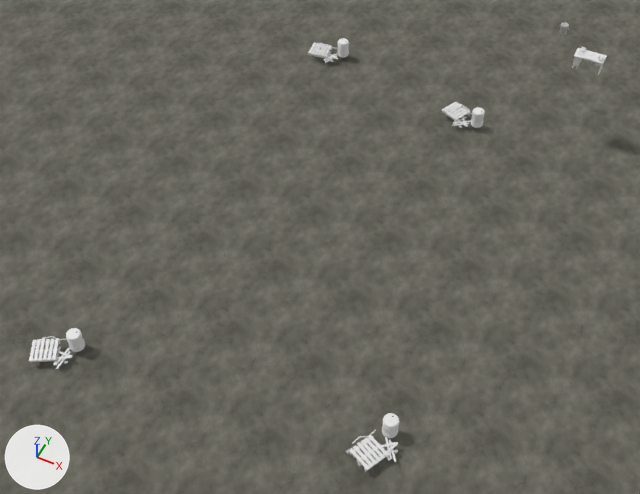
One commit to the Blender file Models/Interiors/DilapidatedWarehouse/warehouse_assembly.blend: the scene before it, then after it.
Before and after are seen from a 50 mm lens placed at (10.7, -24.6, 31.1), pointed at (-1.6, -0.2, 0.6). The lights are fixed; the arrows at lower left show +X, +Y and +Z. The picture after the commit comes second.

Names of what the first picture shows: 'DebrisKit 1', 'DebrisKit 2', 'DebrisKit 3', 'DebrisKit 4', 'OfficeDesk 1', 'Presentation exterior paving' and 1 more.
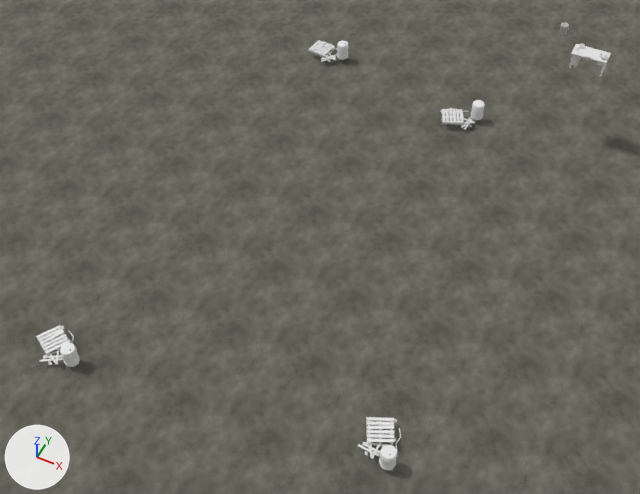
Where the change shows, as pixel boxes [x1, y1, x2, y2] in the pictures (640 x 494 px):
'DebrisKit 3', turned: before [346, 413, 399, 472]; after [357, 417, 401, 470]
'DebrisKit 1', turned: before [29, 328, 85, 369]; after [36, 325, 80, 367]
'DebrisKit 2', turned: before [442, 102, 485, 128]; after [440, 100, 485, 130]
'DebrisKit 4', turned: before [308, 38, 349, 63]; after [308, 40, 349, 62]
'OfficeDesk 1', rescaled (19% wider, 21% taller): before [572, 48, 607, 75]; after [569, 44, 611, 77]

Patch to the scene script:
```diff
--- a/Models/Interiors/DilapidatedWarehouse/warehouse_assembly.blend.py
+++ b/Models/Interiors/DilapidatedWarehouse/warehouse_assembly.blend.py
@@ ob_officedesk_1 @@
 ob_officedesk_1.rotation_euler = (0.0, 0.0, 3.142)  # degrees (0, 0, 180)
+ob_officedesk_1.scale = (1.2, 1.2, 1.2)
 ob_officedesk_1.instance_type = 'COLLECTION'
@@ ob_debriskit_1 @@
 ob_debriskit_1.location = (-9.0, -10.0, 0.0)
-ob_debriskit_1.rotation_euler = (0.0, 0.0, 0.524)  # degrees (0, 0, 30)
+ob_debriskit_1.rotation_euler = (0.0, 0.0, -0.524)  # degrees (0, 0, -30)
 ob_debriskit_1.instance_type = 'COLLECTION'
@@ ob_debriskit_2 @@
 ob_debriskit_2.location = (1.0, 12.0, 0.0)
-ob_debriskit_2.rotation_euler = (0.0, 0.0, -0.419)  # degrees (0, 0, -24)
+ob_debriskit_2.rotation_euler = (0.0, 0.0, 0.419)  # degrees (0, 0, 24)
 ob_debriskit_2.instance_type = 'COLLECTION'
@@ ob_debriskit_3 @@
 ob_debriskit_3.location = (5.0, -8.0, 0.0)
-ob_debriskit_3.rotation_euler = (0.0, 0.0, 1.134)  # degrees (0, 0, 65)
+ob_debriskit_3.rotation_euler = (0.0, 0.0, -1.134)  # degrees (0, 0, -65)
 ob_debriskit_3.instance_type = 'COLLECTION'
@@ ob_debriskit_4 @@
 ob_debriskit_4.location = (-8.0, 14.0, 0.0)
-ob_debriskit_4.rotation_euler = (0.0, 0.0, 0.14)  # degrees (0, 0, 8)
+ob_debriskit_4.rotation_euler = (0.0, 0.0, -0.14)  # degrees (0, 0, -8)
 ob_debriskit_4.instance_type = 'COLLECTION'
```
